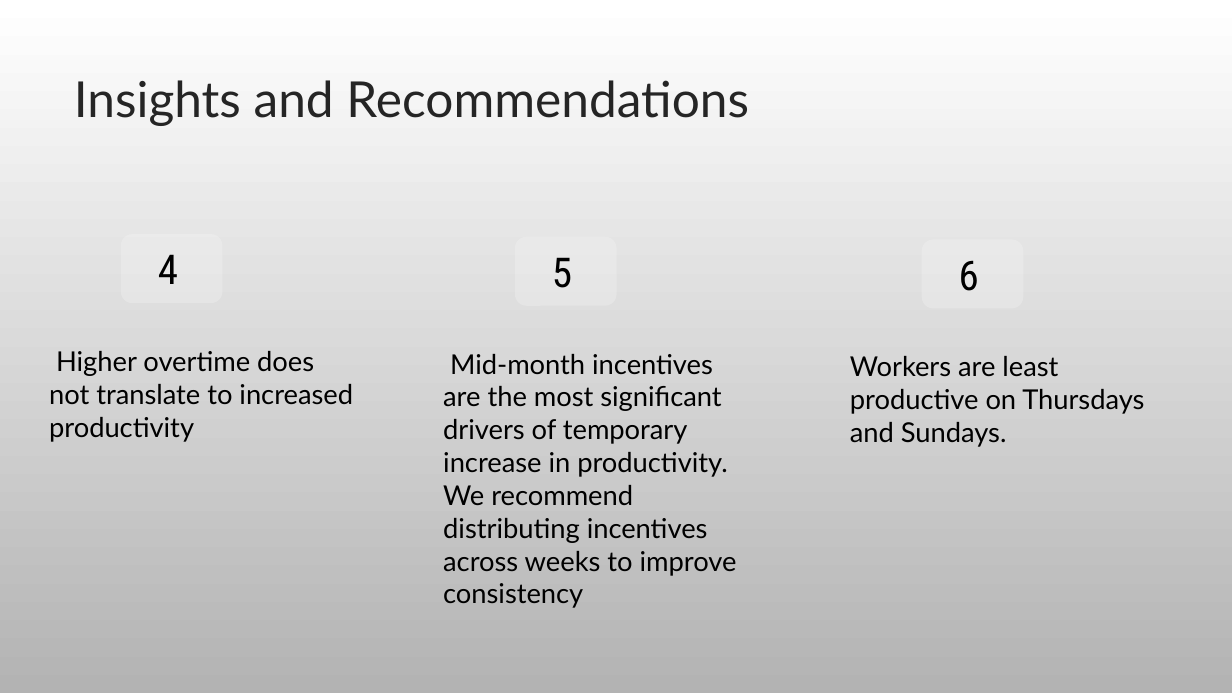
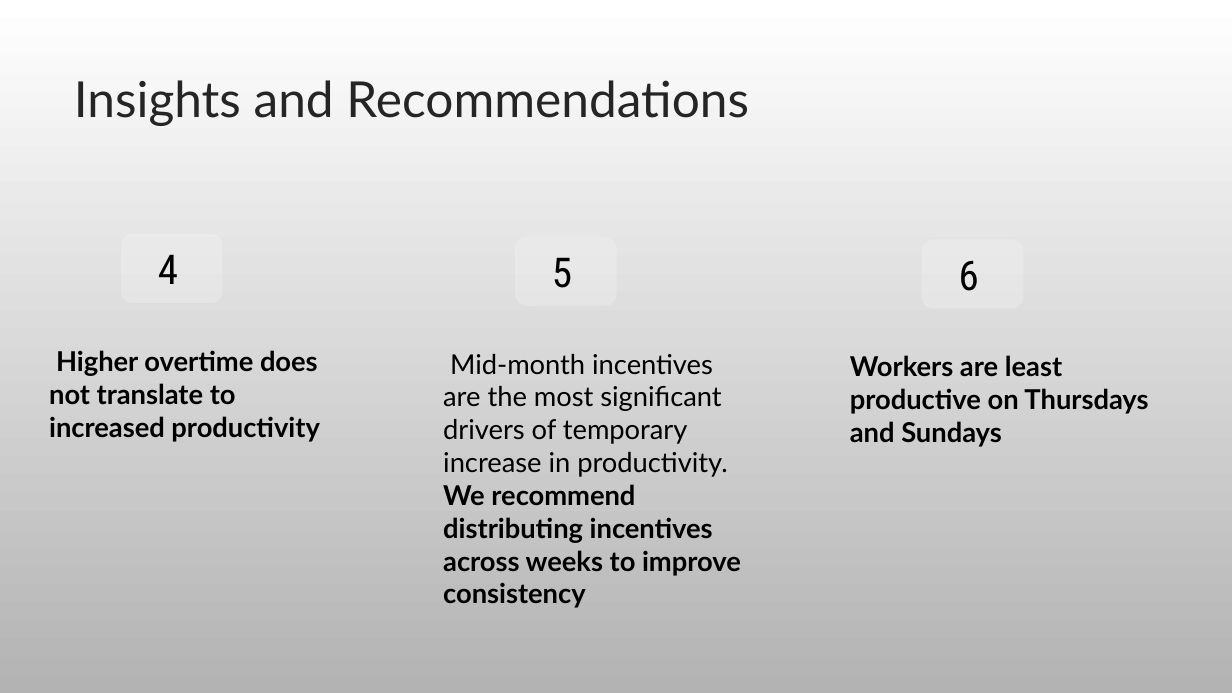
Before and after one commit to rohitashwachaks/MIS-S381N, a slide deck: slide 19 of project/Productivity Analysis of Employees in Textile Industry.pptx (slide 18 before the commit). Drawn at 1232x693 pixels with LibreOffice and Linux fonts; fonts in the diff are those of the drawing. Boxes give left, top, right and bottom in pixels: in the first picture for what was removed or moved away, otherwise in the second. Text is boxed around its words. In the diff, an @@ line names an element or a change of style, - is before the commit and + after.

```diff
--- a/project/Productivity Analysis of Employees in Textile Industry.pptx
+++ b/project/Productivity Analysis of Employees in Textile Industry.pptx
@@ text "Higher overtime does not translate ..." at [49,350,319,442]: bold on @@
@@ text "Mid-month incentives are the most ..." at [443,354,741,608]: bold on in "We recommend distributing incentives across weeks to ..." @@
@@ text at [850,355,1148,447]: text changed; bold on @@
-Workers are least productive on Thursdays and Sundays.
+Workers are least productive on Thursdays and Sundays
```
Also in this commit, not shown: 8 other slides changed, 1 slide added, 1 other file.
